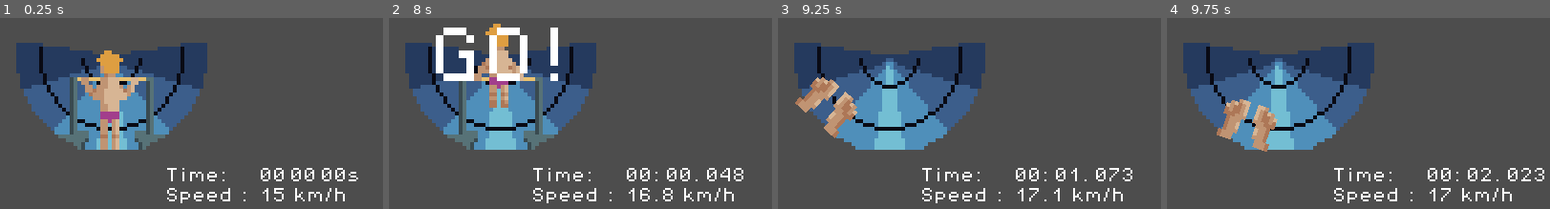
Above: before the commit, frames 1-4 (left to right).
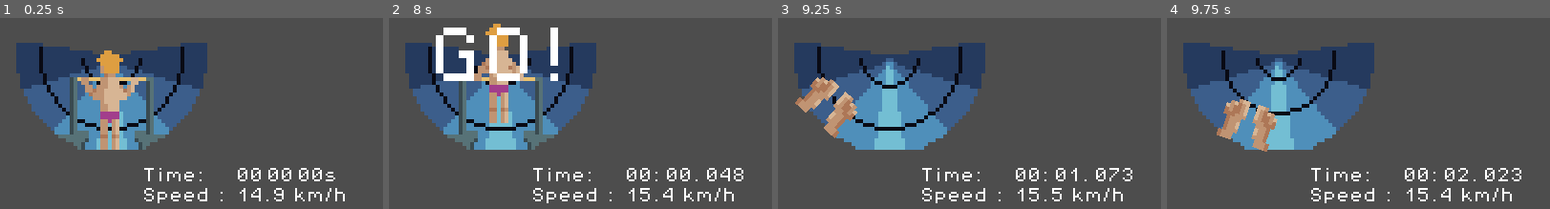
Above: after the commit, the same moments.

Repository: Jin9310/PixelArtJam
Game: Godot game, scene res://Scenes/game.tscn
Same seed, same stepped clock (60 frames per second), same inputs: the game is played once before the commit and once after it.
Inputs:
- Up to frame 1 (0.25 s): no input
- Up to frame 2 (8 s): tap Enter at 0.5 s; hold Right (move_right) 0.53-1.28 s; tap 1 (change_anim_1) at 0.6, 2.3, 2.85, 4.55, 5.85, 6.8 s; tap F (go_faster) at 0.8, 1.35, 3.05, 3.6, 5.3, 6.6, 7.55 s; tap Space (press_start) at 1.25, 4.25, 5, 5.1, 5.75, 6.5 s; hold Left (move_left) 1.28-2.03 s; tap S (go_slower) at 1.55, 2.1, 3.8, 4.35, 6.05, 7.35 s; hold Right (move_right) 2.03-3.53 s; hold Left (move_left) 3.53-5.78 s; hold Right (move_right) from 5.78 s (still down)
- Up to frame 3 (9.25 s): release Right (move_right) at 8.03 s; hold Left (move_left) from 8.03 s (still down); tap 1 (change_anim_1) at 8.1, 9.05 s; tap S (go_slower) at 8.3 s; tap F (go_faster) at 8.85 s
- Up to frame 4 (9.75 s): release Left (move_left) at 9.53 s; hold Right (move_right) from 9.53 s (still down); tap S (go_slower) at 9.6 s

The runs differ from the first frame. In frame 1, 2.2% of the frame differs, in the area x 37-94%, y 78-97%; in frame 2, 1.1%; in frame 3, 0.2%; in frame 4, 4.8%, in the area x 10-99%, y 15-97%.

Commit message:
zones done

Diff:
--- a/Scenes/tube.tscn
+++ b/Scenes/tube.tscn
@@ -410,6 +410,29 @@
 [node name="CollisionShape2D" type="CollisionShape2D" parent="slow_down_left_2"]
 shape = SubResource("RectangleShape2D_1h3uf")
 
+[node name="speed_zone_right_1" type="Node" parent="."]
+
+[node name="speed_up_right_1" type="Area2D" parent="."]
+unique_name_in_owner = true
+position = Vector2(13, 16)
+
+[node name="CollisionShape2D" type="CollisionShape2D" parent="speed_up_right_1"]
+shape = SubResource("RectangleShape2D_1h3uf")
+
+[node name="slow_down_right_1" type="Area2D" parent="."]
+unique_name_in_owner = true
+position = Vector2(0, 22)
+
+[node name="CollisionShape2D" type="CollisionShape2D" parent="slow_down_right_1"]
+shape = SubResource("RectangleShape2D_1h3uf")
+
+[node name="slow_down_right_2" type="Area2D" parent="."]
+unique_name_in_owner = true
+position = Vector2(-12, 16)
+
+[node name="CollisionShape2D" type="CollisionShape2D" parent="slow_down_right_2"]
+shape = SubResource("RectangleShape2D_1h3uf")
+
 [connection signal="timeout" from="Timer" to="." method="_on_timer_timeout"]
 [connection signal="body_entered" from="speed_up_straight" to="." method="_on_speed_up_straight_body_entered"]
 [connection signal="body_entered" from="slow_down_straight_2" to="." method="_on_slow_down_straight_2_body_entered"]
@@ -417,3 +440,6 @@
 [connection signal="body_entered" from="speed_up_left_1" to="." method="_on_speed_up_left_1_body_entered"]
 [connection signal="body_entered" from="slow_down_left_1" to="." method="_on_slow_down_left_1_body_entered"]
 [connection signal="body_entered" from="slow_down_left_2" to="." method="_on_slow_down_left_2_body_entered"]
+[connection signal="body_entered" from="speed_up_right_1" to="." method="_on_speed_up_right_1_body_entered"]
+[connection signal="body_entered" from="slow_down_right_1" to="." method="_on_slow_down_right_1_body_entered"]
+[connection signal="body_entered" from="slow_down_right_2" to="." method="_on_slow_down_right_2_body_entered"]
--- a/Scripts/tube.gd
+++ b/Scripts/tube.gd
@@ -37,6 +37,7 @@
 	speed = speed_base
 	right_zone_speed_1()
 
+
 func _physics_process(delta):
 	var position_of_tube = center
 	global_position = position_of_tube
@@ -46,29 +47,16 @@
 	else:
 		%CameraAnim.play("idle")
 
-	if animation_count == 50:
+	if animation_count == 50: #condition for end of the game
 		end_of_run()
 
 	if Input.is_action_just_pressed("press_start"): #pressing the SPACE starts the countdown
 		%Timer.start()
 
 
-	#delete this later, just a preparation for slow down and speed up functionality
-	if Input.is_action_just_pressed("change_anim_1"):
-		%speed_up_straight.monitoring = !%speed_up_straight.monitoring
-
-	if Input.is_action_just_pressed("go_faster"):
-		animation_player.speed_scale += .02
-		raise_the_speed()
-
-	if Input.is_action_just_pressed("go_slower"):
-		animation_player.speed_scale -= .02
-		lower_the_speed()
-
-
 func raise_the_speed():
-	animation_player.speed_scale += .02
-	speed += .2
+	animation_player.speed_scale += .025
+	speed += .3
 	Hud.speed_txt.text = str(speed) + " km/h"
 
 func lower_the_speed():
@@ -112,7 +100,7 @@
 		animation_player.queue("build_left")
 		animation_player.queue("left")
 
-func go_animation():
+func go_animation(): #entry animation followed by script change_piece()
 	animation_player.play("go")
 
 func starting_straight_anim():
@@ -124,7 +112,7 @@
 	animation_count += 1
 	match random:
 		0:
-			straight_zone_speed()
+			straight_zone_speed() #enable Area2Ds that handle speed detection
 			go_straight_anim()
 			number_of_straights += 1
 			going_left = false
@@ -157,20 +145,7 @@
 		Hud.countdown.visible = false
 	countdown -= 1
 
-
-func _on_speed_up_straight_body_entered(body):
-	print("up")
-	raise_the_speed()
-
-func _on_slow_down_straight_1_body_entered(body):
-	lower_the_speed()
-
-func _on_slow_down_straight_2_body_entered(body):
-	lower_the_speed()
-
-
 func straight_zone_speed(): #turn on speed and slow zones for straight tube
-	print("straight zone activated")
 	%speed_up_straight.monitoring = true
 	%slow_down_straight_1.monitoring = true
 	%slow_down_straight_2.monitoring = true
@@ -179,8 +154,11 @@
 	%slow_down_left_1.monitoring = false
 	%slow_down_left_2.monitoring = false
 
+	%speed_up_right_1.monitoring = false
+	%slow_down_right_1.monitoring = false
+	%slow_down_right_2.monitoring = false
+
 func left_zone_speed_1():
-	print("left zone activated")
 	%speed_up_straight.monitoring = false
 	%slow_down_straight_1.monitoring = false
 	%slow_down_straight_2.monitoring = false
@@ -188,6 +166,10 @@
 	%speed_up_left_1.monitoring = true
 	%slow_down_left_1.monitoring = true
 	%slow_down_left_2.monitoring = true
+
+	%speed_up_right_1.monitoring = false
+	%slow_down_right_1.monitoring = false
+	%slow_down_right_2.monitoring = false
 
 func right_zone_speed_1():
 	%speed_up_straight.monitoring = false
@@ -198,12 +180,39 @@
 	%slow_down_left_1.monitoring = false
 	%slow_down_left_2.monitoring = false
 
+	%speed_up_right_1.monitoring = true
+	%slow_down_right_1.monitoring = true
+	%slow_down_right_2.monitoring = true
+
+### ZONES which when hit, slows down or speed up the movement ###
+## straight zone
+func _on_speed_up_straight_body_entered(body):
+	raise_the_speed()
+
+func _on_slow_down_straight_1_body_entered(body):
+	lower_the_speed()
+
+func _on_slow_down_straight_2_body_entered(body):
+	lower_the_speed()
+
+
+## left side
 func _on_speed_up_left_1_body_entered(body):
-	print("up")
 	raise_the_speed()
 
 func _on_slow_down_left_1_body_entered(body):
 	lower_the_speed()
 
 func _on_slow_down_left_2_body_entered(body):
+	lower_the_speed()
+
+
+##right side
+func _on_speed_up_right_1_body_entered(body):
 	raise_the_speed()
+
+func _on_slow_down_right_1_body_entered(body):
+	lower_the_speed()
+
+func _on_slow_down_right_2_body_entered(body):
+	lower_the_speed()
Binary file changed: Art/SourceFiles/Sketch.aseprite
